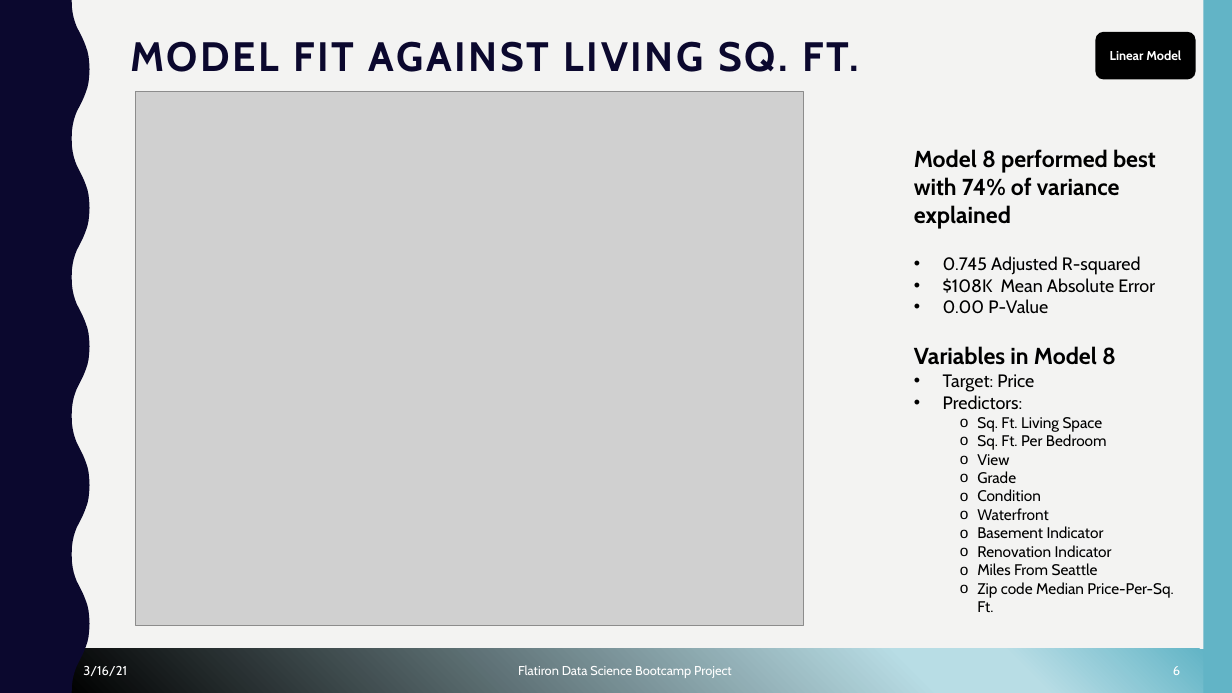
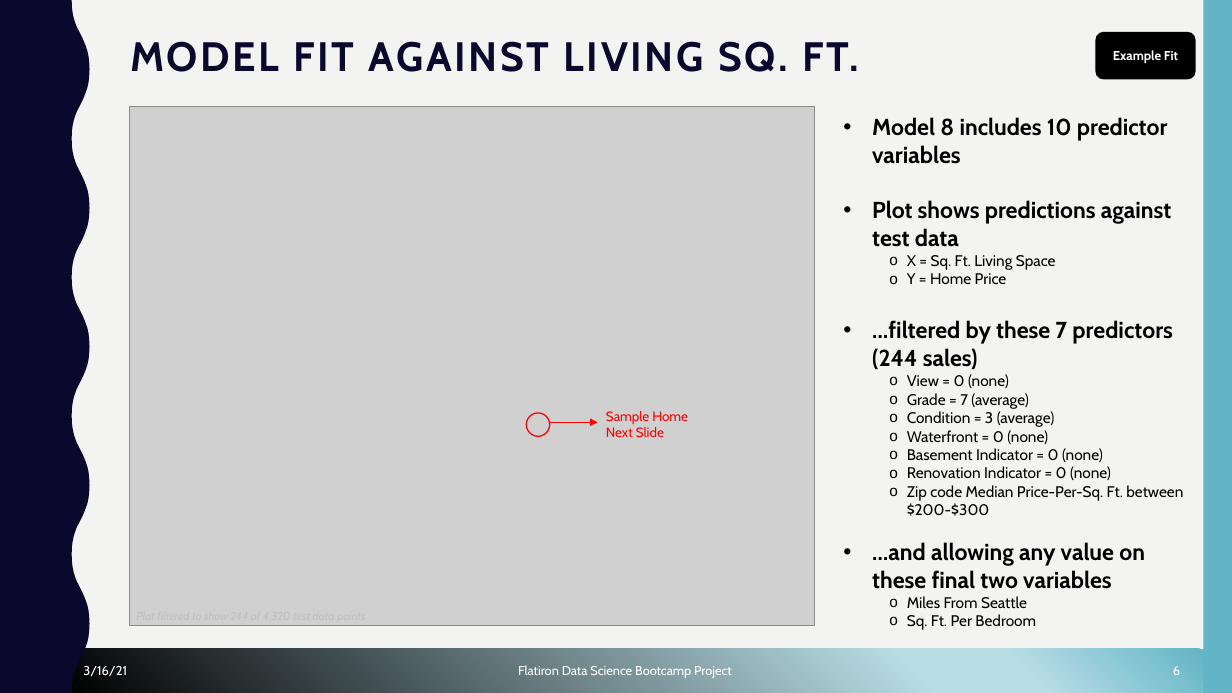
Before and after one commit to cutterback/p02-home-sales-predictive-project, a slide deck: slide 6 of Seattle_Home_Price_Predictive_Model.pptx. Drawn at 1232x693 pixels with LibreOffice and Linux fonts; fonts in the diff are those of the drawing; grey boxes stand for pictures; background and template pictures are left out. Boxes give left, top, right and bottom in pixels: in the first picture for what was removed or moved away, otherwise in the second. Text is boxed around its words. In the diff, an @@ line names an element or a change of style, - is before the commit and + after.

```diff
--- a/Seattle_Home_Price_Predictive_Model.pptx
+++ b/Seattle_Home_Price_Predictive_Model.pptx
@@ text in rounded rectangle at (x1=1113, y1=50, x2=1178, y2=63): text changed @@
-Linear Model
+Example Fit
@@ picture resized from (x1=136, y1=91, x2=804, y2=625) to (x1=129, y1=106, x2=814, y2=625) @@
@@ text "Model 8 includes 10 predictor ..." moved from (x1=914, y1=149, x2=1173, y2=612) to (x1=872, y1=117, x2=1183, y2=630) @@
@@ text at (x1=872, y1=117, x2=1183, y2=609): text changed; size 14 to 12 pt @@
-  Model 8 performed best with 74% of variance explained
-  • 0.745 Adjusted R-squared
-  • $108K Mean Absolute Error
-  • 0.00 P-Value
-  Variables in Model 8
-  • Target: Price
-  • Predictors:
-    o Sq. Ft. Living Space
+• Model 8 includes 10 predictor variables
+• Plot shows predictions against test data
+  o X = Sq. Ft. Living Space
+  o Y = Home Price
+• …filtered by these 7 predictors (244 sales)
+  o View = 0 (none)
+  o Grade = 7 (average)
+  o Condition = 3 (average)
+  o Waterfront = 0 (none)
+  o Basement Indicator = 0 (none)
+  o Renovation Indicator = 0 (none)
+  o Zip code Median Price-Per-Sq. Ft. between $200-$300
+• …and allowing any value on these final two variables
+  o Miles From Seattle
@@ ellipse added at (x1=527, y1=413, x2=550, y2=436), outline #FF0000 1 pt @@
@@ text added at (x1=606, y1=411, x2=688, y2=437), 10.5 pt, text #FF0000 @@
+Sample Home
+Next Slide
@@ arrow added from (550, 422) to (598, 422), #FF0000 0.5 pt @@
@@ text at (x1=977, y1=454, x2=1173, y2=612): paragraphs removed @@
-    o View
-    o Grade
-    o Condition
-    o Waterfront
-    o Basement Indicator
-    o Renovation Indicator
-    o Miles From Seattle
-    o Zip code Median Price-Per-Sq. Ft.
@@ text at (x1=907, y1=614, x2=1036, y2=630): list level 3 to 2 in "Sq. Ft. Per Bedroom" @@
```
Also in this commit, not shown: 3 other slides changed, 1 slide added, 5 other files.
